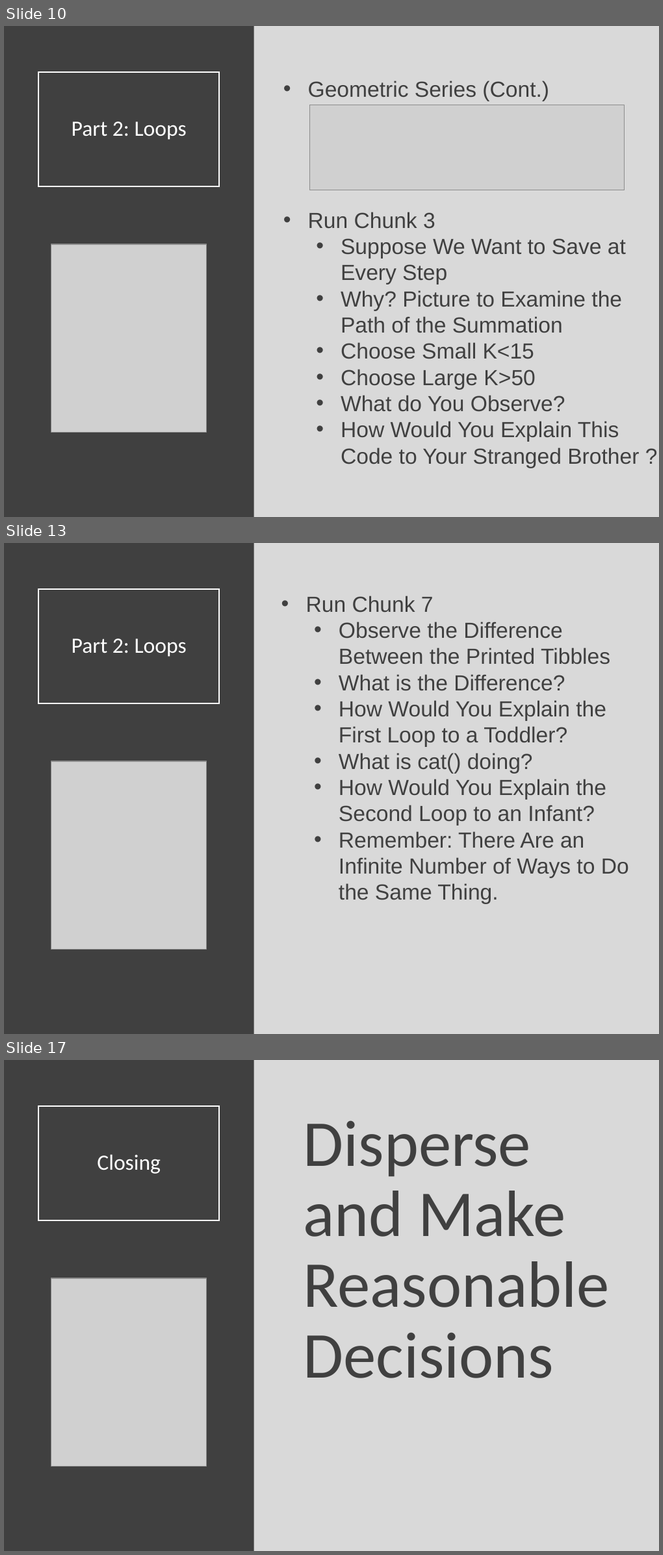
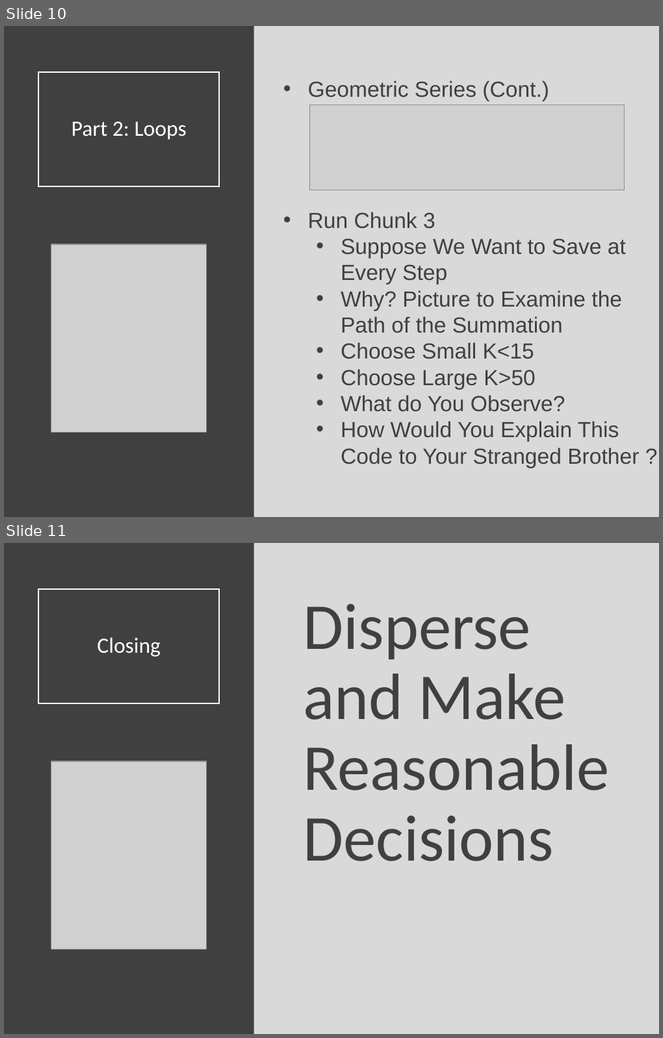
Before and after one commit to Yixf-Self/STOR320_WEBSITE, a slide deck: Lecture/Lecture 18/Lecture 18.pptx. Shown one above the other, each under a label of ours: slides 10, 13 and 17 before the commit, slides 10 and 11 after it; the slides between them are not shown. The pictures are 663x1555 and 663x1038 pixels, drawn with LibreOffice and Linux fonts; fonts in the diff are those of the drawing; grey boxes stand for pictures. Boxes give left, top, right and bottom in pixels: in the first picture for what was removed or moved away, otherwise in the second. Text is boxed around its words. In the diff, an @@ line names an element or a change of style, - is before the commit and + after.

```diff
--- a/Lecture/Lecture 18/Lecture 18.pptx
+++ b/Lecture/Lecture 18/Lecture 18.pptx
@@ slide 13 removed at [4,543,659,1034], background #D9D9D9 @@
@@ rectangle removed at [4,543,254,1034] @@
@@ title removed at [38,589,220,704] @@
-Part 2: Loops
@@ text removed at [306,596,629,904] @@
-• Run Chunk 7
-  • Observe the Difference Between the Printed Tibbles
-  • What is the Difference?
-  • How Would You Explain the First Loop to a Toddler?
-  • What is cat() doing?
-  • How Would You Explain the Second Loop to an Infant?
-  • Remember: There Are an Infinite Number of Ways to Do the Same Thing.
@@ picture removed at [51,761,206,949] @@
@@ what was slide 17 is now slide 11 @@
```
Also in this commit, not shown: 5 other slides removed, 10 other files.
